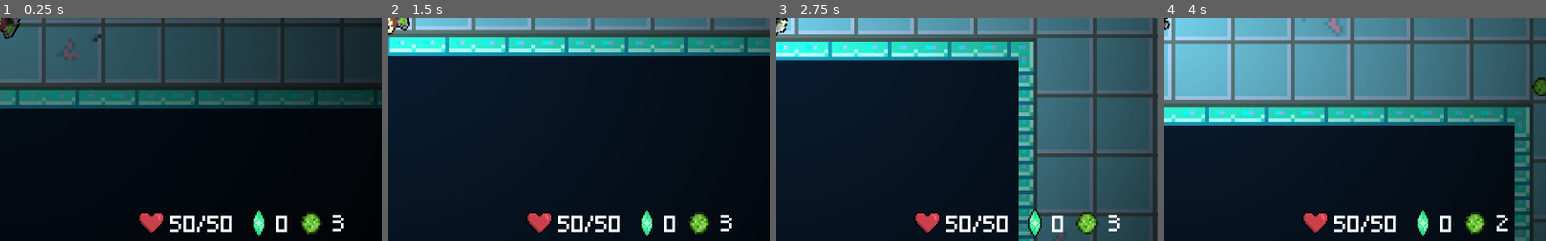
Above: before the commit, frames 1-4 (left to right).
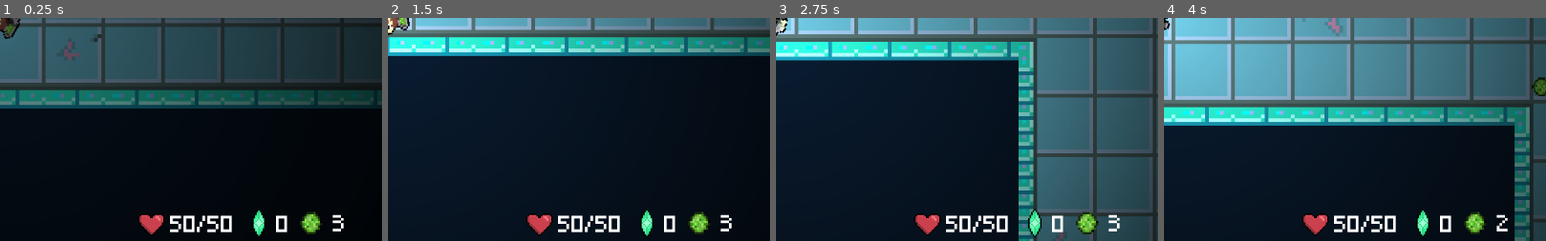
Above: after the commit, the same moments.

Repository: godofecht/Decomposition-Godofecht
Game: Godot game, scene res://World/Levels/Level1/Level1.tscn
Same seed, same stepped clock (60 frames per second), same inputs: the game is played once before the commit and once after it. This scene is started directly instead of the project's main scene.
Inputs (mouse positions are % of the whole screen's width and height, from its top left):
- Up to frame 1 (0.25 s): no input
- Up to frame 2 (1.5 s): move the mouse to (72, 45) at 0.52 s; hold Right 0.53-1.28 s; hold S (KEY_DOWN) 0.53-1.28 s; tap Space at 0.77 s; move the mouse to (30, 55) at 1.27 s; hold Down from 1.28 s (still down); tap A (KEY_LEFT) at 1.35 s
- Up to frame 3 (2.75 s): tap Space at 1.52 s; move the mouse to (60, 28) at 2.02 s; release Down at 2.03 s; hold Right from 2.03 s (still down); hold D (KEY_RIGHT) from 2.03 s (still down)
- Up to frame 4 (4 s): move the mouse to (45, 70) at 2.77 s; release Right at 2.78 s; release D (KEY_RIGHT) at 2.78 s; hold Up 2.78-3.53 s; tap W (KEY_UP) at 2.85 s; tap Space at 3.02, 3.77 s; move the mouse to (80, 65) at 3.52 s; hold Left from 3.53 s (still down); click (80, 65) at 3.6 s
The pictures show only the part of the screen within x 50-100%, y 50-100%; the shares and areas given below are measured in that part.

The runs differ from the first frame. In frame 1, 0.5% of the frame differs, in the area x 36-85%, y 87-98%; in frame 2, 0.5%; in frame 3, 0.5%; in frame 4, 0.5%.

Commit message:
fixed sound issue, fixed transitions on web

Diff:
--- a/Bosses/BigBoi/BigBoi.gd
+++ b/Bosses/BigBoi/BigBoi.gd
@@ -1,11 +1,11 @@
 extends RigidBody2D
 
 onready var VocalTracks = [
-	"res://Bosses/BigBoi/SFX/Enemy - Boss Vocal 01.ogg",
-	"res://Bosses/BigBoi/SFX/Enemy - Boss Vocal 02.ogg",
-	"res://Bosses/BigBoi/SFX/Enemy - Boss Vocal 03.ogg",
-	"res://Bosses/BigBoi/SFX/Enemy - Boss Vocal 04.ogg",
-	"res://Bosses/BigBoi/SFX/Enemy - Boss Vocal 05.ogg",
+	"res://Bosses/BigBoi/SFX/Enemy - Boss Vocal 01.wav",
+	"res://Bosses/BigBoi/SFX/Enemy - Boss Vocal 02.wav",
+	"res://Bosses/BigBoi/SFX/Enemy - Boss Vocal 03.wav",
+	"res://Bosses/BigBoi/SFX/Enemy - Boss Vocal 04.wav",
+	"res://Bosses/BigBoi/SFX/Enemy - Boss Vocal 05.wav",
 ]
 
 onready var VocalsPlayer = $SFX/Vocals
--- a/Bosses/BigBoi/BigBoi.tscn
+++ b/Bosses/BigBoi/BigBoi.tscn
@@ -2,8 +2,8 @@
 
 [ext_resource path="res://Bosses/BigBoi/BigBoi.png" type="Texture" id=1]
 [ext_resource path="res://Bosses/BigBoi/BigBoi.gd" type="Script" id=2]
-[ext_resource path="res://Bosses/BigBoi/SFX/Enemy - Boss Death Big.ogg" type="AudioStream" id=3]
-[ext_resource path="res://Bosses/BigBoi/SFX/Enemy - Boss Dash Attack.ogg" type="AudioStream" id=4]
+[ext_resource path="res://Bosses/BigBoi/SFX/Enemy - Boss Death Big.wav" type="AudioStream" id=3]
+[ext_resource path="res://Bosses/BigBoi/SFX/Enemy - Boss Dash Attack.wav" type="AudioStream" id=4]
 
 [sub_resource type="CircleShape2D" id=1]
 radius = 49.9255
--- a/Crystal/Crystal.tscn
+++ b/Crystal/Crystal.tscn
@@ -1,7 +1,7 @@
 [gd_scene load_steps=8 format=2]
 
 [ext_resource path="res://Crystal/Crystal.png" type="Texture" id=1]
-[ext_resource path="res://Crystal/SFX/Enemy - Drop Crystal.ogg" type="AudioStream" id=2]
+[ext_resource path="res://Crystal/SFX/Enemy - Drop Crystal.wav" type="AudioStream" id=2]
 [ext_resource path="res://Crystal/Crystal.gd" type="Script" id=3]
 
 [sub_resource type="AtlasTexture" id=1]
@@ -32,7 +32,6 @@
 [node name="AnimatedSprite" type="AnimatedSprite" parent="."]
 position = Vector2( 0.527765, 0.593735 )
 frames = SubResource( 3 )
-frame = 1
 playing = true
 
 [node name="Collision" type="CollisionShape2D" parent="."]
--- a/World/Levels/Level1/Level1.gd
+++ b/World/Levels/Level1/Level1.gd
@@ -22,6 +22,7 @@
 	_on_Player_CrystalCollectedChange(Player.crystalsCollected)
 	Notification.showText("Level 1")
 	$Transition.colorRect = $ColorRect
+	$ColorRect.modulate.a = 1
 	$NextLevelArea.colorRectForTransition = $ColorRect
 	$Transition.fadeOut()
 
--- a/World/Levels/Level1/Level1.tscn
+++ b/World/Levels/Level1/Level1.tscn
@@ -637,6 +637,7 @@
 position = Vector2( -95.1522, -24.4901 )
 scale = Vector2( 3, 3 )
 frames = SubResource( 53 )
+frame = 1
 playing = true
 
 [node name="Crystals" type="Label" parent="UI/HUD"]
@@ -656,7 +657,6 @@
 position = Vector2( -163.956, -22.6682 )
 scale = Vector2( 2, 2 )
 frames = SubResource( 56 )
-frame = 1
 playing = true
 
 [node name="Health" type="Label" parent="UI/HUD"]
@@ -677,6 +677,7 @@
 position = Vector2( -309.412, -23.0233 )
 scale = Vector2( 2, 2 )
 frames = SubResource( 59 )
+frame = 1
 playing = true
 
 [node name="Notification" parent="UI" instance=ExtResource( 18 )]
--- a/World/Levels/Level2/Level2.gd
+++ b/World/Levels/Level2/Level2.gd
@@ -24,6 +24,7 @@
 	_on_Player_CrystalCollectedChange(Player.crystalsCollected)
 	Notification.showText("Level 2")
 	$Transition.colorRect = $ColorRect
+	$ColorRect.modulate.a = 1
 	$NextLevelArea.colorRectForTransition = $ColorRect
 	$Transition.fadeOut()
 
--- a/World/Levels/Level2/Level2.tscn
+++ b/World/Levels/Level2/Level2.tscn
@@ -637,6 +637,7 @@
 position = Vector2( -95.1522, -24.4901 )
 scale = Vector2( 3, 3 )
 frames = SubResource( 53 )
+frame = 1
 playing = true
 
 [node name="Crystals" type="Label" parent="UI/HUD"]
@@ -656,7 +657,6 @@
 position = Vector2( -163.956, -22.6682 )
 scale = Vector2( 2, 2 )
 frames = SubResource( 56 )
-frame = 1
 playing = true
 
 [node name="Health" type="Label" parent="UI/HUD"]
@@ -677,6 +677,7 @@
 position = Vector2( -309.412, -23.0233 )
 scale = Vector2( 2, 2 )
 frames = SubResource( 59 )
+frame = 1
 playing = true
 
 [node name="Notification" parent="UI" instance=ExtResource( 18 )]
--- a/World/Levels/Level3 - Boss/Level3.gd
+++ b/World/Levels/Level3 - Boss/Level3.gd
@@ -21,6 +21,10 @@
 	_on_Player_AmmoChange(Player.ammo)
 	_on_Player_CrystalCollectedChange(Player.crystalsCollected)
 	Notification.showText("Level 3")
+	$Transition.colorRect = $ColorRect
+	$ColorRect.modulate.a = 1
+	$NextLevelArea.colorRectForTransition = $ColorRect
+	$Transition.fadeOut()
 
 onready var AreaDoorMapping = [
 	[$"YSort - Entities/Enemies/Area1", $"Doors/Door"],
--- a/World/Levels/Level3 - Boss/Level3.tscn
+++ b/World/Levels/Level3 - Boss/Level3.tscn
@@ -8,6 +8,7 @@
 [ext_resource path="res://World/NextLevelNode/NextLevel.tscn" type="PackedScene" id=6]
 [ext_resource path="res://World/BackgroundSounds/Music - Level 3.ogg" type="AudioStream" id=7]
 [ext_resource path="res://World/BackgroundSounds/Ambience.ogg" type="AudioStream" id=8]
+[ext_resource path="res://MenuItems/Transition/Transition.tscn" type="PackedScene" id=9]
 [ext_resource path="res://ScreenShake.tscn" type="PackedScene" id=10]
 [ext_resource path="res://Bosses/BigBoi/BigBoi.tscn" type="PackedScene" id=11]
 [ext_resource path="res://World/Door/Door.tscn" type="PackedScene" id=13]
@@ -591,9 +592,9 @@
 
 [node name="Background" type="ColorRect" parent="Map"]
 margin_left = -4666.0
-margin_top = -4553.67
+margin_top = -4557.88
 margin_right = 7908.0
-margin_bottom = 4621.33
+margin_bottom = 4617.13
 color = Color( 0.0313726, 0.0901961, 0.156863, 1 )
 __meta__ = {
 "_edit_use_anchors_": false
@@ -737,6 +738,19 @@
 [node name="NextLevelArea" parent="." instance=ExtResource( 6 )]
 position = Vector2( 622.734, -1327.73 )
 nextLevel = "res://MainScreen/MainScreen.tscn"
+
+[node name="ColorRect" type="ColorRect" parent="."]
+modulate = Color( 1, 1, 1, 0 )
+margin_left = -366.0
+margin_top = -1598.0
+margin_right = 2319.0
+margin_bottom = 843.0
+color = Color( 0, 0, 0, 1 )
+__meta__ = {
+"_edit_use_anchors_": false
+}
+
+[node name="Transition" parent="." instance=ExtResource( 9 )]
 [connection signal="AmmoChange" from="YSort - Entities/Player" to="." method="_on_Player_AmmoChange"]
 [connection signal="CrystalCollectedChange" from="YSort - Entities/Player" to="." method="_on_Player_CrystalCollectedChange"]
 [connection signal="HealthChange" from="YSort - Entities/Player" to="." method="_on_Player_HealthChange"]
Not shown, removed: Bosses/BigBoi/SFX/Enemy - Boss Dash Attack.ogg.import
Not shown, added: Bosses/BigBoi/SFX/Enemy - Boss Dash Attack.wav.import
Not shown, removed: Bosses/BigBoi/SFX/Enemy - Boss Death Big.ogg.import
Not shown, added: Bosses/BigBoi/SFX/Enemy - Boss Death Big.wav.import
Not shown, removed: Bosses/BigBoi/SFX/Enemy - Boss Vocal 01.ogg.import
Not shown, added: Bosses/BigBoi/SFX/Enemy - Boss Vocal 01.wav.import
Not shown, removed: Bosses/BigBoi/SFX/Enemy - Boss Vocal 02.ogg.import
Not shown, added: Bosses/BigBoi/SFX/Enemy - Boss Vocal 02.wav.import
Not shown, removed: Bosses/BigBoi/SFX/Enemy - Boss Vocal 03.ogg.import
Not shown, added: Bosses/BigBoi/SFX/Enemy - Boss Vocal 03.wav.import
Not shown, removed: Bosses/BigBoi/SFX/Enemy - Boss Vocal 04.ogg.import
Not shown, added: Bosses/BigBoi/SFX/Enemy - Boss Vocal 04.wav.import
(and 19 more such lines)
